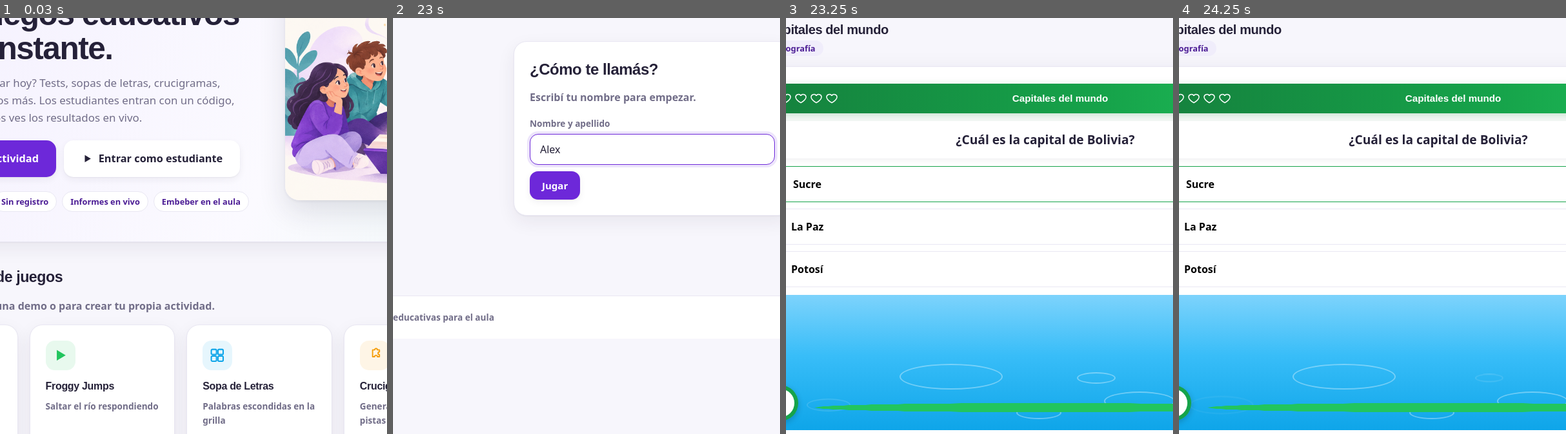
Above: before the commit, frames 1-4 (left to right).
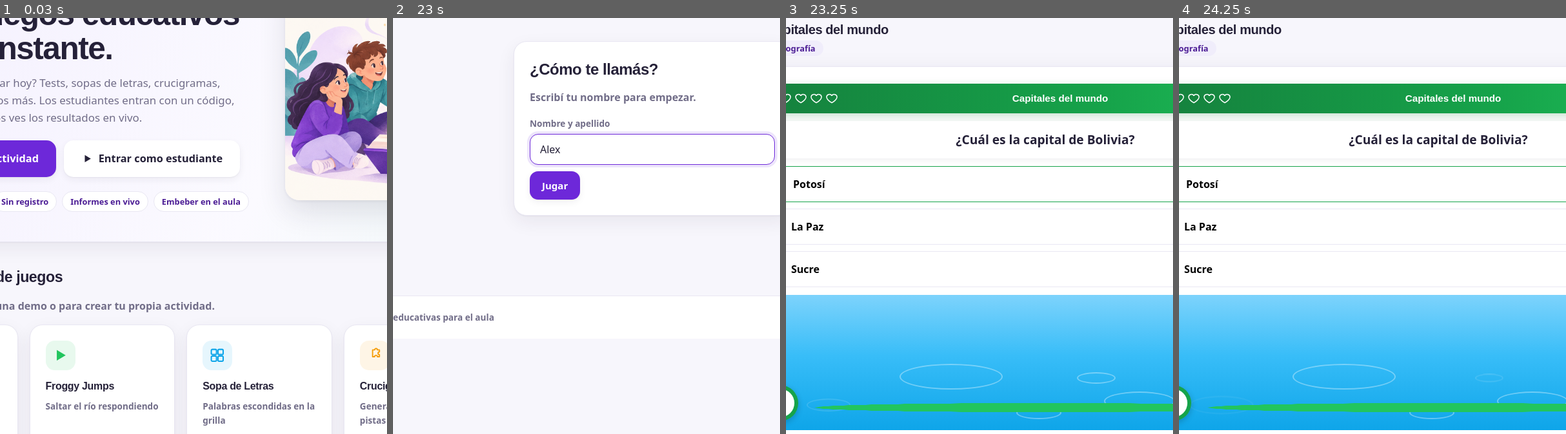
Above: after the commit, the same moments.

Repository: Patodoc27/zeiro-juegos
Game: browser game, page index.html
Same seed, same stepped clock (60 frames per second), same inputs: the game is played once before the commit and once after it.
Inputs (mouse positions are % of the whole screen's width and height, from its top left):
- Up to frame 1 (0.03 s): no input
- Up to frame 2 (23 s): click (50, 81) at 0.27 s; hold Up 1.03-1.37 s; tap Space every 0.25 s from 1.1 to 22.85 s; click "Crear" at 1.17 s; hold Left 1.42-1.75 s; tap Enter at 1.77, 8.27, 10.43, 12.6, 16.93, 19.1, 21.27 s; hold Right 1.8-3.3 s; hold Left 3.55-4.55 s; tap Ctrl at 3.93, 6.1, 14.77 s; click "Docente" at 4.5 s; hold Left 4.6-6.1 s; hold Up 6.15-7.65 s; click "Estudiante" at 7.83 s; hold Up 7.9-8.23 s; click (50, 20) at 8.02 s; type "Alex" at 8.02 s; hold Up 8.28-9.28 s; hold Up 9.53-9.87 s; hold Left 9.92-10.25 s; hold Left 10.3-11.3 s; click "Zeiro Juegos ACTIVIDADES PARA…" at 11.17 s; hold Up 11.35-11.68 s; hold Up 11.73-12.73 s; hold Right 12.78-13.45 s; hold Left 13.7-15.2 s; click "Crear" at 14.5 s; hold Up 15.25-15.58 s; hold Left 15.83-16.5 s; hold Left 16.75-17.75 s; hold Up 17.8-18.13 s; click "Inicio" at 17.83 s; hold Up 18.18-18.85 s; hold Up 18.9-19.9 s; hold Up 19.95-20.62 s; hold Left 20.67-21.33 s; click "Demo" at 21.17 s; hold Up 21.38-22.05 s; click (50, 30) at 21.77 s; type "Alex" at 21.77 s; hold Up 22.3-22.63 s; hold Right from 22.68 s (still down)
- Up to frame 3 (23.25 s): click "Jugar" at 23.02 s; release Right at 23.02 s; tap Space at 23.1 s
- Up to frame 4 (24.25 s): hold Left from 23.27 s (still down); tap Space every 0.25 s from 23.35 to 24.1 s; tap Enter at 23.43 s
The pictures show only the part of the screen within x 16-66%, y 14-64%; the shares and areas given below are measured in that part.

Frames 1-2 are identical in both runs. In frame 3, 0.2% of the frame differs, in the area x 1-11%, y 39-62%; in frame 4, 0.2%.

Commit message:
Froggy Jumps: estructura completa (opciones siempre desordenadas, vidas infinitas con 0, tiempo desactivable con 0, orden de preguntas configurable)
Co-Authored-By: Devin AI <158243242+devin-ai-integration[bot]@users.noreply.github.com>

Diff:
--- a/app/editor.js
+++ b/app/editor.js
@@ -91,10 +91,11 @@
       name: 'Froggy Jumps', desc: 'Saltar el río respondiendo con vidas y tiempo',
       html: function (c) {
         return '<div class="ed-cfg"><div class="mini-grid">' +
-          '<div><label class="campo">Vidas</label><input class="input" type="number" min="1" max="9" data-k="lives" value="' + esc(c.lives || 5) + '"></div>' +
-          '<div><label class="campo">Segundos por pregunta</label><input class="input" type="number" min="5" max="120" data-k="timePerQuestion" value="' + esc(c.timePerQuestion || 20) + '"></div>' +
+          '<div><label class="campo">Vidas (0 = infinitas)</label><input class="input" type="number" min="0" max="9" data-k="lives" value="' + esc(c.lives != null ? c.lives : 5) + '"></div>' +
+          '<div><label class="campo">Segundos por pregunta (0 = sin tiempo)</label><input class="input" type="number" min="0" max="120" data-k="timePerQuestion" value="' + esc(c.timePerQuestion != null ? c.timePerQuestion : 20) + '"></div>' +
           '<div><label class="campo">Preguntas por partida (0 = todas)</label><input class="input" type="number" min="0" max="50" data-k="count" value="' + esc(c.count || 0) + '"></div>' +
-          '</div><div class="ayuda">Cada pregunta tiene 3 opciones; «Correcta» es el número (1, 2 o 3).</div>' +
+          '<label class="campo"><input type="checkbox" data-k="orderRandom"' + (c.order !== 'sequential' ? ' checked' : '') + '> Preguntas en orden aleatorio</label>' +
+          '</div><div class="ayuda">Cada pregunta tiene 3 opciones; «Correcta» es el número (1, 2 o 3). Las opciones se muestran siempre en desorden.</div>' +
           '<div class="ed-filas" data-filas="questions">' + filas((c.questions || []).map(function (q) {
             return { q: q.q, op1: (q.options || [])[0] || '', op2: (q.options || [])[1] || '', op3: (q.options || [])[2] || '', correct: q.correct != null ? q.correct + 1 : '', explanation: q.explanation || '' };
           }), [
@@ -110,11 +111,13 @@
           if (isNaN(correct) || correct < 0 || correct > 2) return null;
           return { q: f.q, options: [f.op1, f.op2, f.op3], correct: correct, explanation: f.explanation || '' };
         }).filter(function (q) { return q && q.q && q.options.every(function (o) { return o; }); });
+        var lives = parseInt(root.querySelector('[data-k="lives"]').value, 10);
+        var tPQ = parseInt(root.querySelector('[data-k="timePerQuestion"]').value, 10);
         return {
-          lives: parseInt(root.querySelector('[data-k="lives"]').value, 10) || 5,
-          timePerQuestion: parseInt(root.querySelector('[data-k="timePerQuestion"]').value, 10) || 20,
+          lives: isNaN(lives) ? 5 : lives,
+          timePerQuestion: isNaN(tPQ) ? 20 : tPQ,
           count: parseInt(root.querySelector('[data-k="count"]').value, 10) || 0,
-          order: 'random',
+          order: root.querySelector('[data-k="orderRandom"]').checked ? 'random' : 'sequential',
           questions: questions
         };
       }
--- a/app/games/froggy.js
+++ b/app/games/froggy.js
@@ -24,14 +24,15 @@
     play: function (body, content, options, ctx) {
       var c = content || {};
       var questions = (c.questions || []).slice();
-      var lives = c.lives || 5;
-      var tPQ = c.timePerQuestion || 20;
+      var lives = c.lives == null ? 5 : c.lives;
+      var infinite = lives <= 0;
+      var tPQ = c.timePerQuestion == null ? 20 : c.timePerQuestion;
       var count = c.count || 0;
       var order = c.order || 'random';
       if (order === 'random') questions = ZU.shuffle(questions);
       if (count > 0 && questions.length > count) questions = questions.slice(0, count);
 
-      var state = { idx: 0, lives: lives, aciertos: 0, answers: [], lock: false, timeLeft: tPQ, timer: null, frogPos: 12 };
+      var state = { idx: 0, lives: infinite ? 99 : lives, infinite: infinite, aciertos: 0, answers: [], lock: false, timeLeft: tPQ, timer: null, frogPos: 12, cur: null };
 
       body.innerHTML =
         '<div class="frog2">' +
@@ -64,6 +65,7 @@
       };
 
       function pintarVidas() {
+        if (state.infinite) { els.vidas.innerHTML = '<span class="fj-vida on">' + ZI('heart') + '</span><span class="fj-vida on">' + ZI('heart') + '</span><span class="fj-vida on">' + ZI('heart') + '</span>'; return; }
         var h = '';
         for (var i = 0; i < lives; i++) h += '<span class="fj-vida' + (i < state.lives ? ' on' : '') + '">' + ZI('heart') + '</span>';
         els.vidas.innerHTML = h;
@@ -74,6 +76,8 @@
 
       function iniciarTimer() {
         clearInterval(state.timer);
+        if (tPQ <= 0) { els.timer.style.display = 'none'; return; }
+        els.timer.style.display = '';
         state.timeLeft = tPQ;
         pintarTimer();
         state.timer = setInterval(function () {
@@ -87,6 +91,7 @@
         }, 250);
       }
       function pintarTimer() {
+        if (tPQ <= 0) return;
         var pct = Math.max(0, Math.min(1, state.timeLeft / tPQ));
         var deg = Math.round(pct * 360);
         els.ring.style.background = 'conic-gradient(#16A34A ' + deg + 'deg, #E5E7EB ' + deg + 'deg)';
@@ -98,9 +103,13 @@
         state.lock = false;
         var q = questions[state.idx];
         if (!q) { terminar(); return; }
+        var ordenOps = ZU.shuffle([0, 1, 2]);
+        var opts = ordenOps.map(function (k) { return (q.options || [])[k]; });
+        var correcta = ordenOps.indexOf(q.correct);
+        state.cur = { opts: opts, correcta: correcta, orig: ordenOps };
         els.qbox.innerHTML = '<div class="fj-q">' + ZU.esc(q.q) + '</div>';
         els.ops.innerHTML = '';
-        (q.options || []).forEach(function (op, i) {
+        opts.forEach(function (op, i) {
           var b = document.createElement('button');
           b.className = 'fj-pad';
           b.innerHTML = '<span class="fj-pad-letra">' + 'ABC'[i] + '</span><span class="fj-pad-texto">' + ZU.esc(op) + '</span>';
@@ -126,16 +135,17 @@
         state.lock = true;
         clearInterval(state.timer);
         var q = questions[state.idx];
-        var ok = !timeout && i === q.correct;
+        var cur = state.cur || { correcta: q.correct, original: q.correct };
+        var ok = !timeout && i === cur.correcta;
         var pads = els.ops.querySelectorAll('.fj-pad');
         if (timeout) {
-          if (q.correct != null && pads[q.correct]) pads[q.correct].classList.add('bien');
+          if (cur.correcta != null && pads[cur.correcta]) pads[cur.correcta].classList.add('bien');
         } else {
           if (ok) { if (pads[i]) pads[i].classList.add('bien'); }
-          else if (q.correct != null && pads[q.correct]) pads[q.correct].classList.add('bien');
+          else if (cur.correcta != null && pads[cur.correcta]) pads[cur.correcta].classList.add('bien');
           if (pads[i] && !ok) pads[i].classList.add('mal');
         }
-        state.answers.push({ q: q.q, ok: ok, elegida: timeout ? null : i });
+        state.answers.push({ q: q.q, ok: ok, elegida: timeout || !cur.orig ? null : cur.orig[i] });
         if (ok) {
           state.aciertos++;
           pintarPuntos();
@@ -143,8 +153,10 @@
           els.frog.classList.remove('cae');
           saltarRana();
         } else {
-          state.lives--;
-          pintarVidas();
+          if (!state.infinite) {
+            state.lives--;
+            pintarVidas();
+          }
           els.frog.classList.add('cae');
           setTimeout(function () { els.frog.classList.remove('cae'); }, 600);
           els.feedback.innerHTML = '<span class="mal">' + (timeout ? 'Se acabó el tiempo.' : 'Incorrecto.') + '</span>' +
@@ -152,7 +164,7 @@
         }
         setTimeout(function () {
           state.idx++;
-          if (state.lives <= 0 || state.idx >= questions.length) terminar();
+          if ((!state.infinite && state.lives <= 0) || state.idx >= questions.length) terminar();
           else mostrarPregunta();
         }, ok ? 1100 : 1700);
       }
